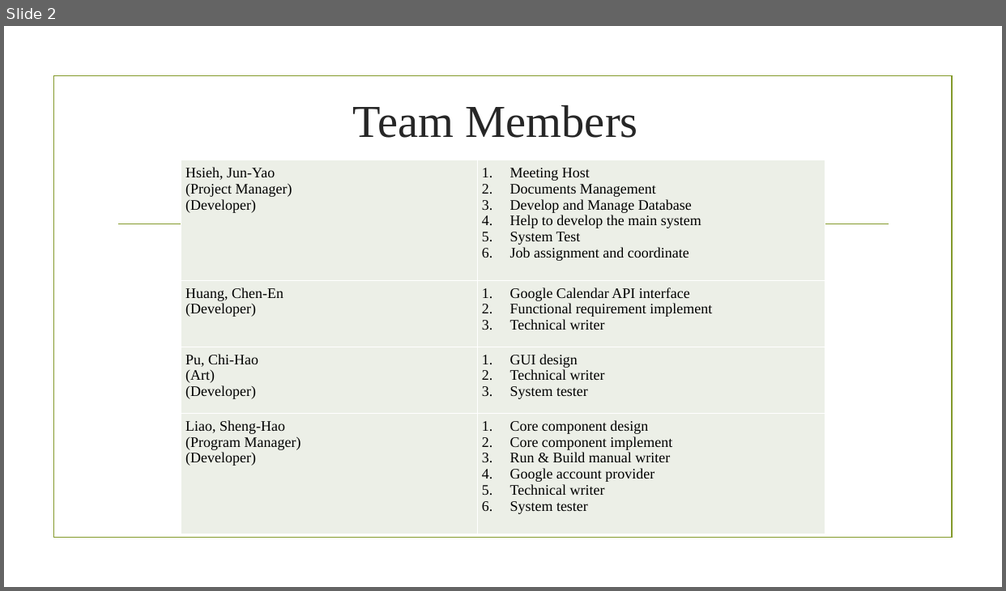
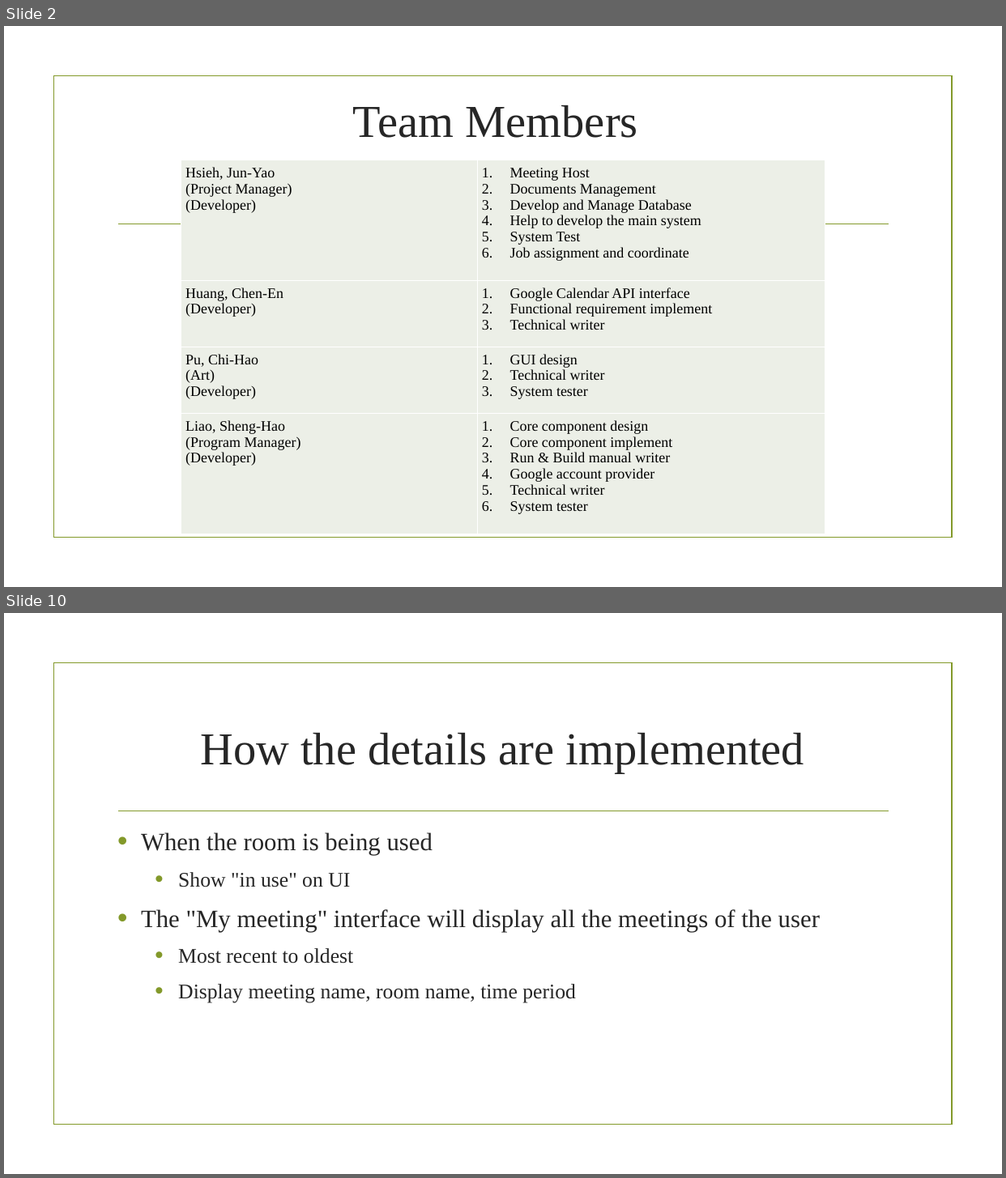
Before and after one commit to BrendonJYHsieh/BookSystem, a slide deck: Final Project/liao.pptx. Shown one above the other, each under a label of ours: slide 2 before the commit, slides 2 and 10 after it; the slides between them are not shown. The pictures are 1006x591 and 1006x1178 pixels, drawn with LibreOffice and Linux fonts; fonts in the diff are those of the drawing; background and template pictures are left out. Boxes give left, top, right and bottom in pixels: in the first picture for what was removed or moved away, otherwise in the second. Text is boxed around its words. In the diff, an @@ line names an element or a change of style, - is before the commit and + after.

```diff
--- a/Final Project/liao.pptx
+++ b/Final Project/liao.pptx
@@ slide 10 added at box(4, 613, 1002, 1174), background picture (left out); not listed: 2 template elements that a slide beside it also shows @@
@@ title added at box(200, 733, 804, 773), 44 pt, text #262626 @@
+How the details are implemented
@@ text added at box(141, 833, 820, 1003), 24 pt, text #262626 @@
+• When the room is being used
+  • Show "in use" on UI
+• The "My meeting" interface will display all the meetings of the user
+  • Most recent to oldest
+  • Display meeting name, room name, time period
```
Also in this commit, not shown: 10 other slides added, 1 slide removed.
